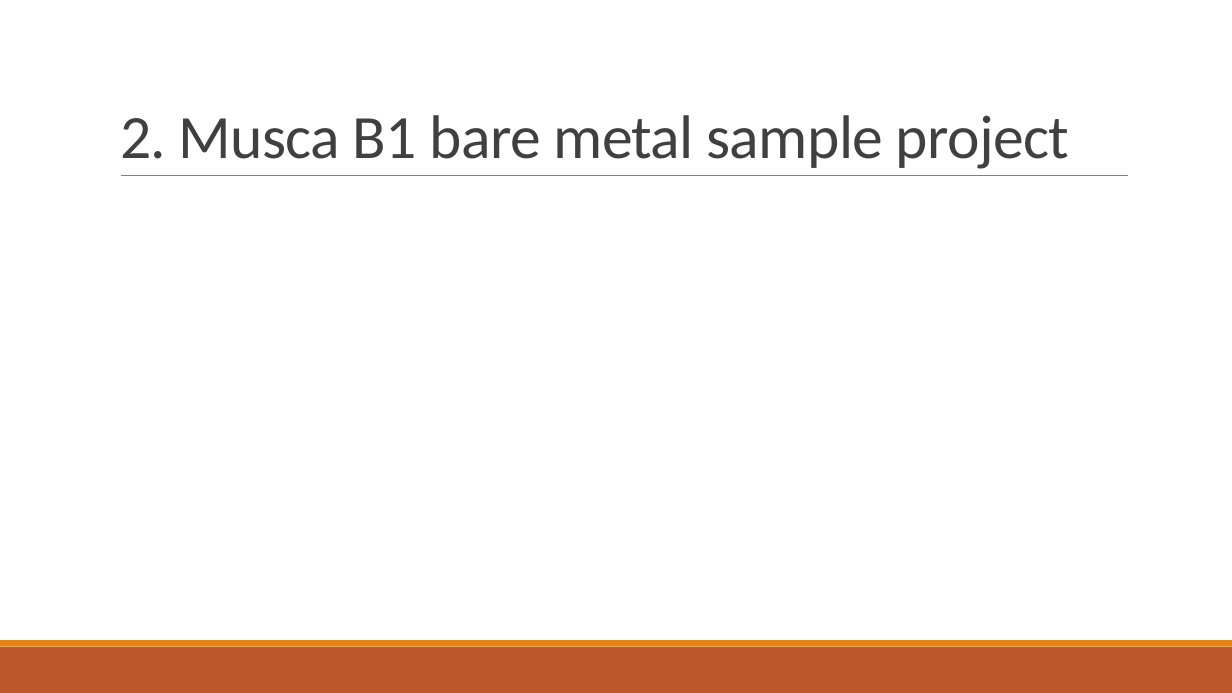
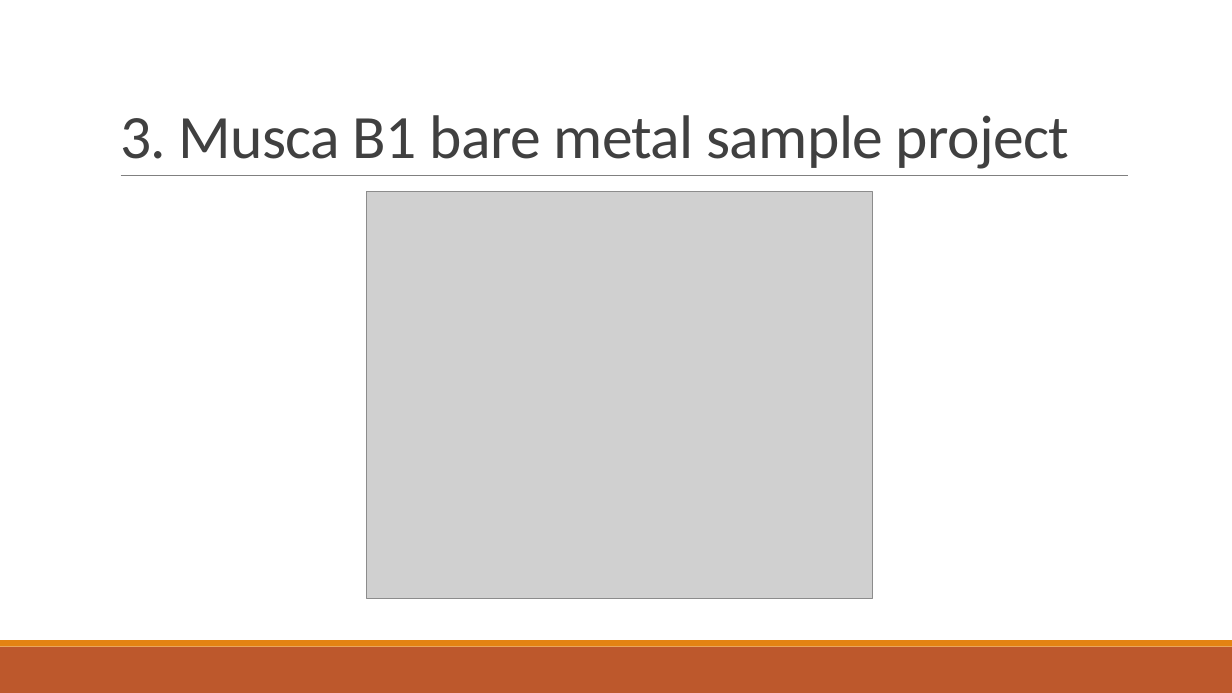
Before and after one commit to trungpowersystem/Musca-B1_bare_metal, a slide deck: slide 4 of Documents/Cortex M33.pptx. Drawn at 1232x693 pixels with LibreOffice and Linux fonts; fonts in the diff are those of the drawing; grey boxes stand for pictures. Boxes give left, top, right and bottom in pixels: in the first picture for what was removed or moved away, otherwise in the second. Text is boxed around its words. In the diff, an @@ line names an element or a change of style, - is before the commit and + after.

```diff
--- a/Documents/Cortex M33.pptx
+++ b/Documents/Cortex M33.pptx
@@ title at (120, 115, 1069, 169): text changed @@
-2. Musca B1 bare metal sample project
+3. Musca B1 bare metal sample project
@@ picture added at (366, 191, 872, 598) @@
```
Also in this commit, not shown: 9 other files.
